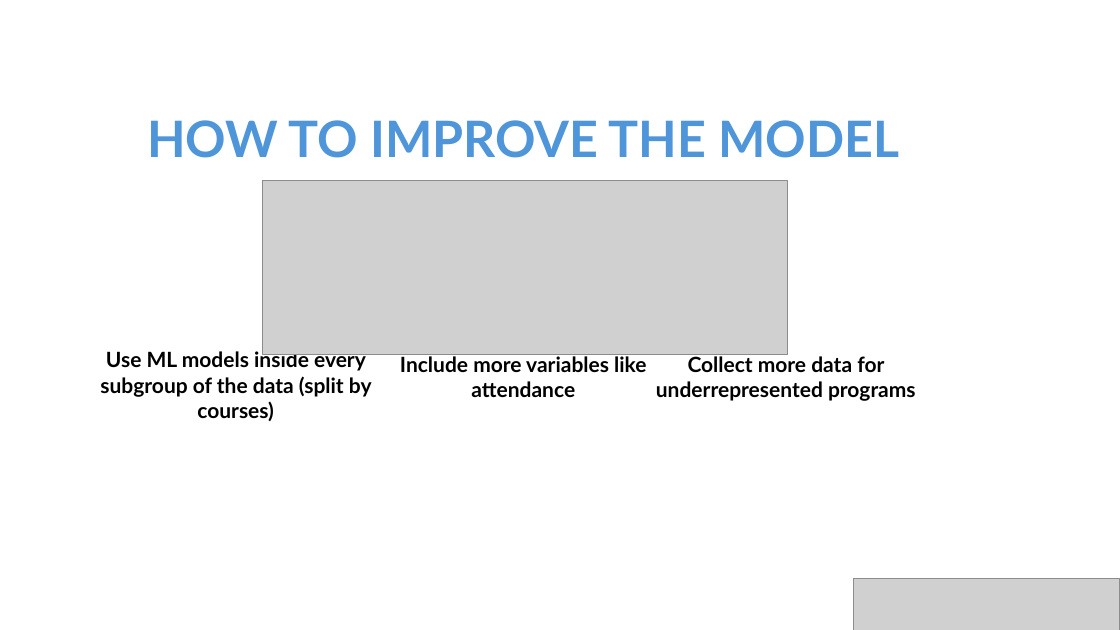
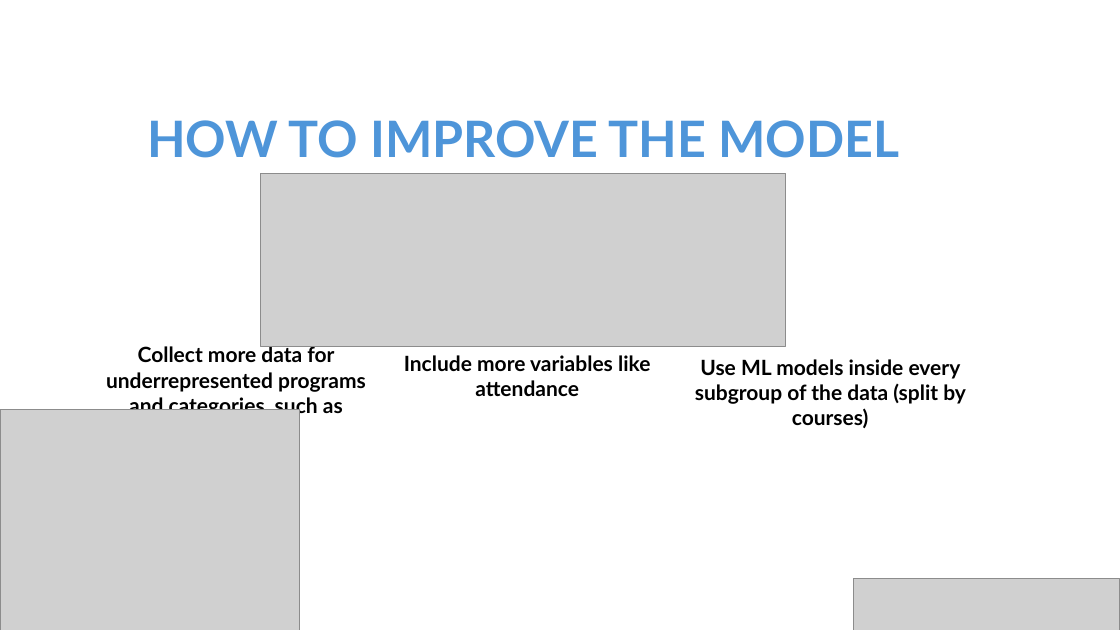
Before and after one commit to florencia-ogorinsky/Predicting-student-retention-in-higher-education, a slide deck: slide 6 of Students Dropout presentation.pptx. Drawn at 1120x630 pixels with LibreOffice and Linux fonts; fonts in the diff are those of the drawing; grey boxes stand for pictures; background and template pictures are left out. Boxes give left, top, right and bottom in pixels: in the first picture for what was removed or moved away, otherwise in the second. Text is boxed around its words. In the diff, an @@ line names an element or a change of style, - is before the commit and + after.

```diff
--- a/Students Dropout presentation.pptx
+++ b/Students Dropout presentation.pptx
@@ picture moved from (x1=262, y1=181, x2=787, y2=354) to (x1=260, y1=173, x2=786, y2=346) @@
@@ text at (x1=106, y1=344, x2=366, y2=418): text changed @@
-Collect more data for underrepresented programs
+Collect more data for underrepresented programs and categories, such as Enrolled
@@ text "Include more variables like attendance" moved from (x1=400, y1=354, x2=646, y2=397) to (x1=404, y1=355, x2=650, y2=396) @@
@@ text "Use ML models inside every ..." moved from (x1=100, y1=349, x2=372, y2=421) to (x1=695, y1=359, x2=966, y2=428) @@
@@ picture added at (x1=0, y1=410, x2=300, y2=630) @@
```
Also in this commit, not shown: 1 other slide changed, 2 other files.
